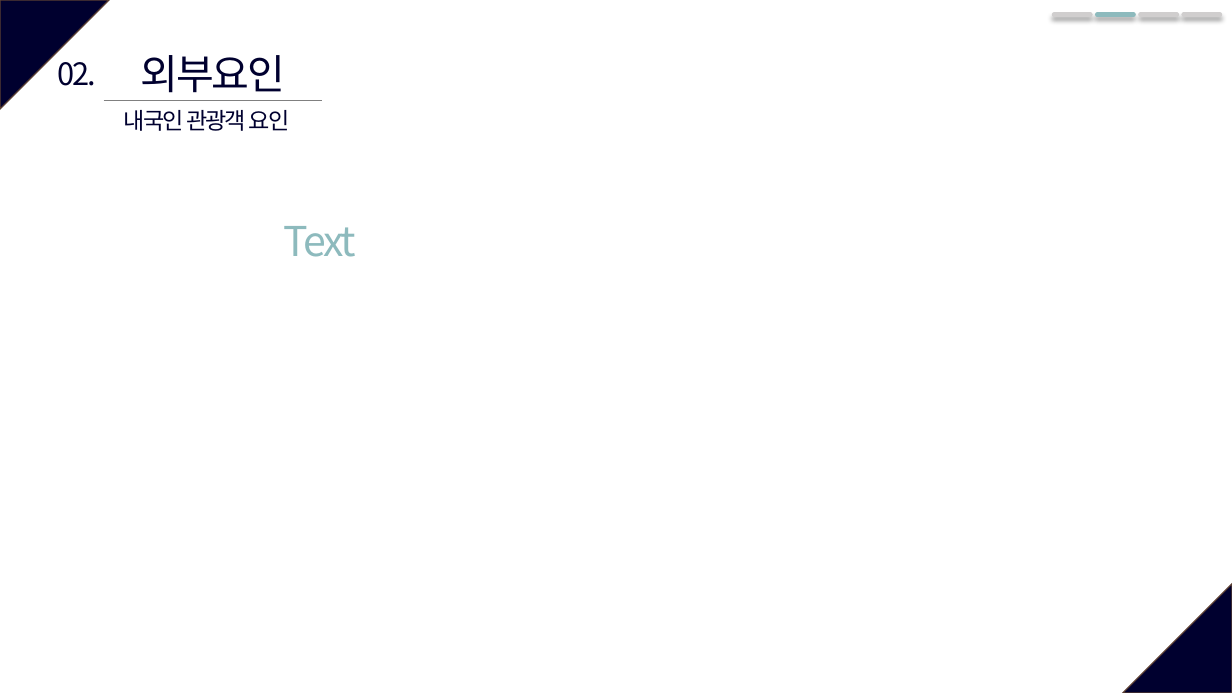
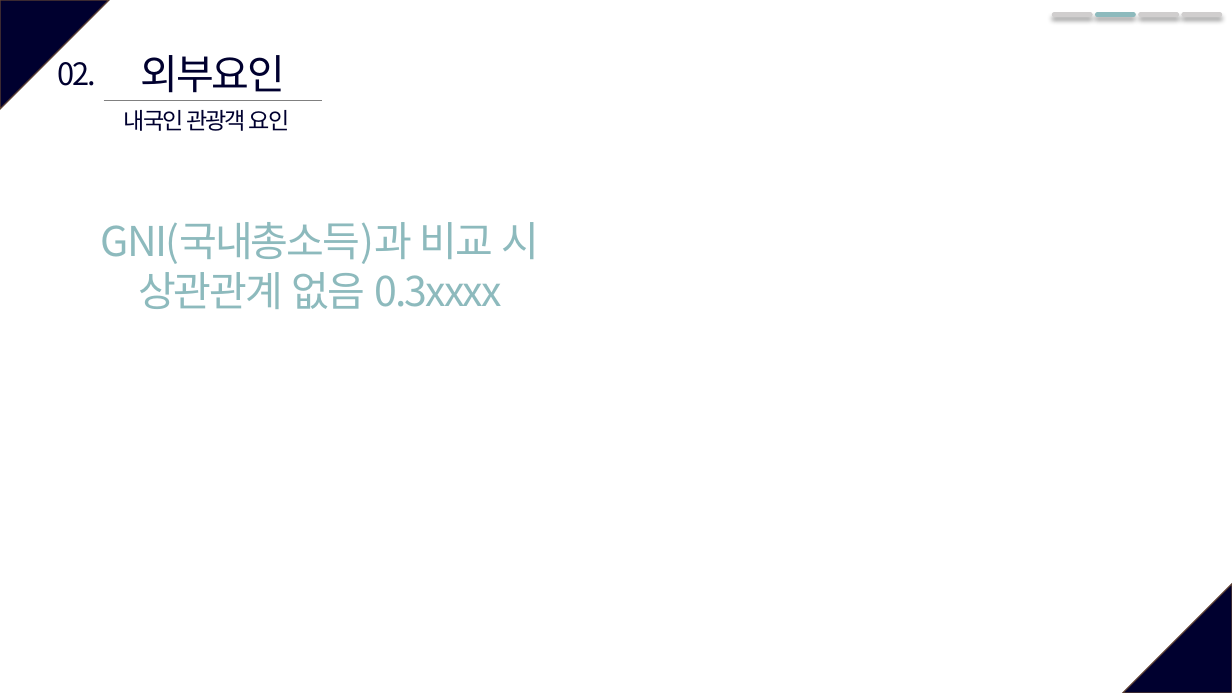
Before and after one commit to so-jeong0127/6-project, a slide deck: slide 9 of 6조_외부환경영향.pptx. Drawn at 1232x693 pixels with LibreOffice and Linux fonts; fonts in the diff are those of the drawing. Boxes give left, top, right and bottom in pixels: in the first picture for what was removed or moved away, otherwise in the second. Text is boxed around its words. In the diff, an @@ line names an element or a change of style, - is before the commit and + after.

```diff
--- a/6조_외부환경영향.pptx
+++ b/6조_외부환경영향.pptx
@@ text at bbox=[101, 222, 539, 309]: text changed @@
-Text
+GNI(국내총소득)과 비교 시
+상관관계 없음 0.3xxxx
```
Also in this commit, not shown: 7 other slides changed.
